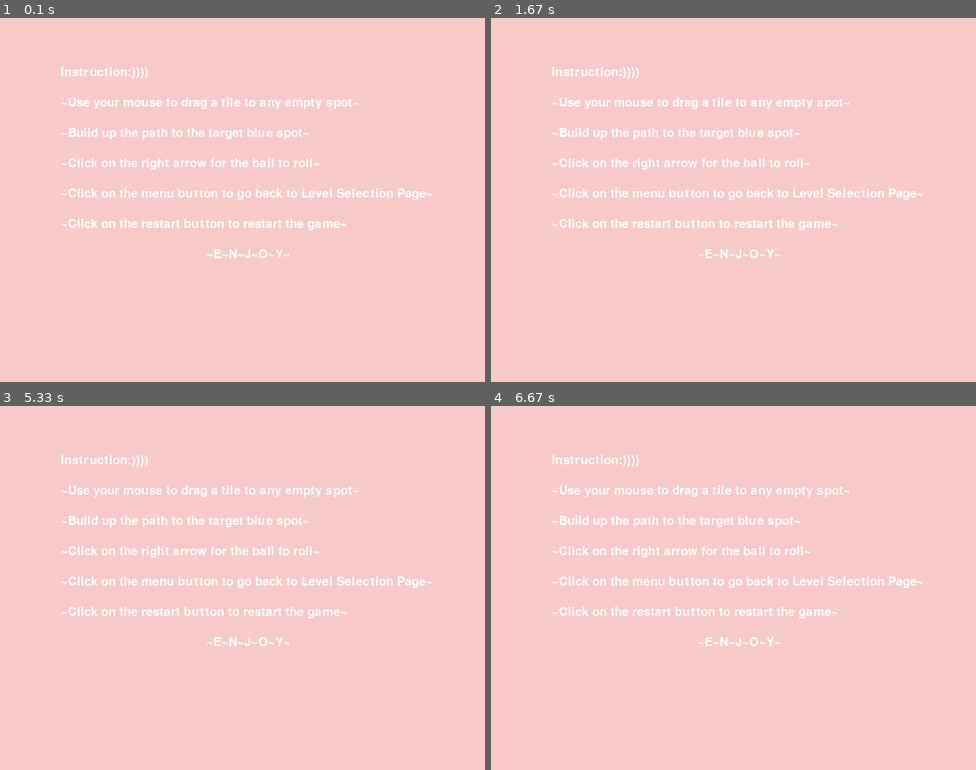
Above: before the commit, frames 1-4 (two rows, left to right).
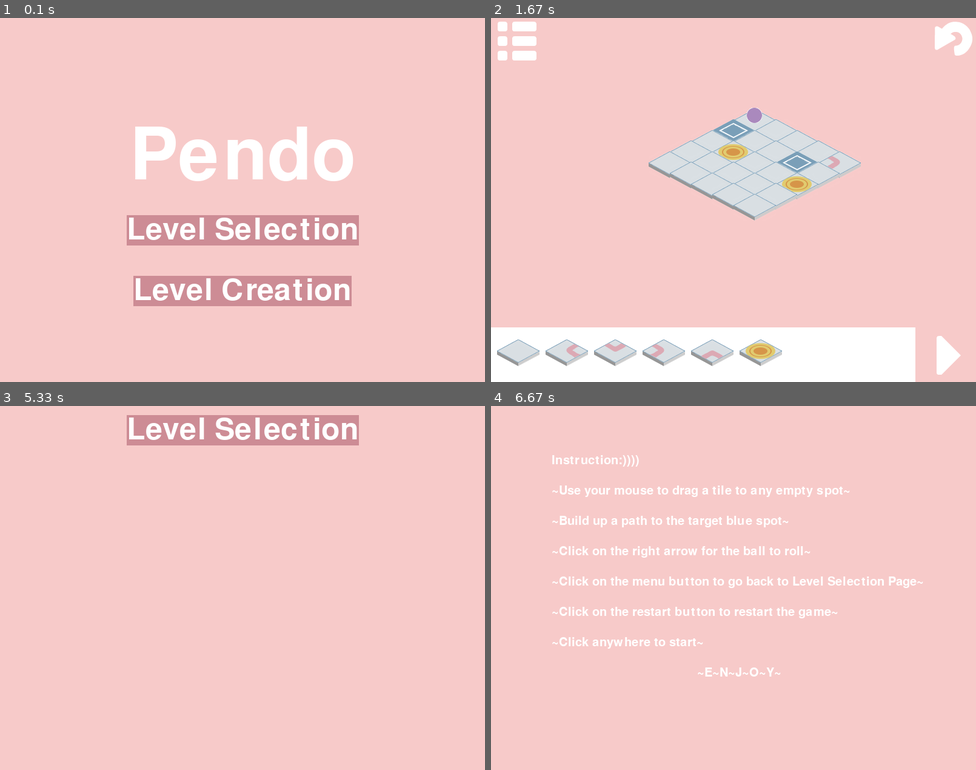
Above: after the commit, the same moments.

Repository: ameliakuang/112TP
Game: pygame game, started from trial/Game.py
The game is run twice, just before and just after one commit, with the same random seed, the same clock (stepped at 60 frames per second) and the same inputs.
Inputs (mouse positions are in pixels of both pictures, inside the frame that each line leads up to):
- Up to frame 1 (0.1 s): no input
- Up to frame 2 (1.67 s): press the mouse at (733, 229) at 0.37 s; move the mouse to (655, 258) at 0.47 s; release the mouse at (583, 287) at 0.6 s; press the mouse at (733, 229) at 0.7 s; move the mouse to (738, 152) at 0.8 s; release the mouse at (743, 76) at 0.93 s; press the mouse at (733, 229) at 1.03 s; move the mouse to (811, 156) at 1.13 s; release the mouse at (893, 83) at 1.27 s; tap Enter at 1.33 s
- Up to frame 3 (5.33 s): press the mouse at (29, 435) at 5.2 s; move the mouse to (179, 486) at 5.3 s
- Up to frame 4 (6.67 s): release the mouse at (820, 537) at 5.43 s; press the mouse at (520, 435) at 5.53 s; move the mouse to (704, 489) at 5.63 s; release the mouse at (888, 547) at 5.77 s; press the mouse at (520, 435) at 5.87 s; move the mouse to (694, 540) at 5.97 s; release the mouse at (874, 649) at 6.1 s; press the mouse at (520, 435) at 6.2 s; move the mouse to (549, 442) at 6.3 s; release the mouse at (583, 456) at 6.43 s; press the mouse at (520, 435) at 6.53 s; move the mouse to (578, 497) at 6.63 s

The runs differ from the first frame. In frame 1, 13% of the frame differs, in the area x 12-89%, y 13-80%; in frame 2, 24%, in the area x 0-100%, y 1-100%; in frame 3, 6.9%; in frame 4, 0.9%.

Commit message:
add splashScreen, help page, and level selection page

Diff:
--- a/trial/Control.py
+++ b/trial/Control.py
@@ -29,7 +29,7 @@
         self.image = pygame.image.load('images/icons/menuList.png').convert_alpha()
         self.rect = self.image.get_rect()
         #print(self.rect.x, self.rect.y)
-        self.rect.x, self.rect.y = -3, -10
+        self.rect.x, self.rect.y = -7, -10
 
 
 class controlBar(Control):
--- a/trial/Game.py
+++ b/trial/Game.py
@@ -4,11 +4,12 @@
 from Player import *
 from Tiles import *
 from Control import *
+from Scene import *
 import utility
 
 class Game(PygameGame):
     def init(self):
-        self.mode = "help"
+        self.mode = "splashScreen"
         # Background color
         self.bgColor = (247, 202, 201)
 
@@ -41,6 +42,8 @@
             self.helpKeyPressed(keyCode, modifier)
         elif (self.mode == "levelSelection"):
             self.levelSelectionKeyPressed(keyCode, modifier)
+        elif (self.mode == "levelCreation"):
+            self.levelCreationKeyPressed(keyCode, modifier)
 
     def mousePressed(self, x, y):
         if (self.mode == "splashScreen"):
@@ -51,6 +54,8 @@
             self.helpMousePressed(x, y)
         elif (self.mode == "levelSelection"):
             self.levelSelectionMousePressed(x,y)
+        elif (self.mode == "levelCreation"):
+            self.levelCreationMousePressed(keyCode, modifier)
 
     def timerFired(self, dt):
         if (self.mode == "splashScreen"):
@@ -61,6 +66,8 @@
             self.helpTimerFired(dt)
         elif (self.mode == "levelSelection"):
             self.levelSelectionTimerFired(dt)
+        elif (self.mode == "levelCreation"):
+            self.levelCreationTimerFired(keyCode, modifier)
 
 
     def redrawAll(self, screen):
@@ -72,33 +79,45 @@
             self.helpRedrawAll(screen)
         elif (self.mode == "levelSelection"):
             self.levelSelectionRedrawAll(screen)
+        elif (self.mode == "levelCreation"):
+            self.levelCreationRedrawAll(keyCode, modifier)
 
     ########################
     # splashScreen mode
     ########################
     def splashScreenKeyPressed(self, keyCode, modifier):
-        self.mode = "playGame"
+        pass
     def splashScreenMousePressed(self, x, y):
         pos = (x, y)
         if(self.levelRect.collidepoint(pos)):
             self.mode = "levelSelection"
+        elif(self.levelCreationRect.collidepoint(pos)):
+            self.mode = "levelCreation"
+
     def splashScreenTimerFired(self, dt):
         pass
     def splashScreenRedrawAll(self, screen):
         # Draw the title and the level selection
-        font1 = pygame.font.SysFont("copperplatettc", 120)
-
-        self.titleSurface = font1.render("Pendo", True, (255, 255, 255))
-        self.titleRect = self.titleSurface.get_rect()
-        self.titleRect.center = (self.width//2, self.height//2-70)
-        screen.blit(self.titleSurface, self.titleRect)
-
-        font2 = pygame.font.SysFont("americantypewriterttc", 50)
+        font1 = pygame.font.Font("freesansbold.ttf", 120)
+
+        titleSurface = font1.render("Pendo", True, (255, 255, 255))
+        titleRect = titleSurface.get_rect()
+        titleRect.center = (self.width//2, self.height//2-70)
+        screen.blit(titleSurface, titleRect)
+
+        font2 = pygame.font.Font("freesansbold.ttf", 50)
 
         self.levelSurface = font2.render("Level Selection", True, (255, 255, 255), (205,140,149))
         self.levelRect = self.levelSurface.get_rect()
         self.levelRect.center = (self.width//2, self.height//2+50)
         screen.blit(self.levelSurface, self.levelRect)
+
+        self.levelCreationSurface = font2.render("Level Creation", True, (255, 255, 255), (205,140,149))
+        self.levelCreationRect = self.levelCreationSurface.get_rect()
+        self.levelCreationRect.center = (self.width//2, self.height//2+150)
+        screen.blit(self.levelCreationSurface, self.levelCreationRect)
+
+
 
     ########################
     # playGame mode
@@ -133,7 +152,7 @@
     def helpKeyPressed(self, keyCode, modifier):
         pass
     def helpMousePressed(self, x, y):
-        pass
+        self.mode = "playGame"
     def helpTimerFired(self, dt):
         pass
     def helpRedrawAll(self, screen):
@@ -145,7 +164,7 @@
         textSurface1 = font3.render("~Use your mouse to drag a tile to any empty spot~", True, (255, 255, 255))
         screen.blit(textSurface1, (self.width/2-300, self.height/2-170))
 
-        textSurface2 = font3.render("~Build up the path to the target blue spot~", True, (255, 255, 255))
+        textSurface2 = font3.render("~Build up a path to the target blue spot~", True, (255, 255, 255))
         screen.blit(textSurface2, (self.width/2-300, self.height/2-120))
 
         textSurface3 = font3.render("~Click on the right arrow for the ball to roll~", True, (255, 255, 255))
@@ -157,8 +176,11 @@
         textSurface5 = font3.render("~Click on the restart button to restart the game~", True, (255, 255, 255))
         screen.blit(textSurface5, (self.width/2-300, self.height/2+30))
 
-        textSurface6 = font3.render("~E~N~J~O~Y~", True, (255, 255, 255))
-        screen.blit(textSurface6, (self.width/2-60, self.height/2+80))
+        textSurface6 = font3.render("~Click anywhere to start~", True, (255, 255, 255))
+        screen.blit(textSurface6, (self.width/2-300, self.height/2+80))
+
+        textSurface7 = font3.render("~E~N~J~O~Y~", True, (255, 255, 255))
+        screen.blit(textSurface7, (self.width/2-60, self.height/2+130))
 
 
     ########################
@@ -171,13 +193,24 @@
     def levelSelectionTimerFired(self, dt):
         pass
     def levelSelectionRedrawAll(self, screen):
-        font2 = pygame.font.SysFont("americantypewriterttc", 50)
+        font2 = pygame.font.Font("freesansbold.ttf", 50)
 
         self.levelSelectionSurface = font2.render("Level Selection", True, (255, 255, 255),(205,140,149))
         self.levelSelectionRect = self.levelSelectionSurface.get_rect()
         self.levelSelectionRect.center = (self.width//2, 40)
         screen.blit(self.levelSelectionSurface, self.levelSelectionRect)
 
+    ########################
+    # levelCreation mode
+    ########################
+    def levelCreationKeyPressed(self, keyCode, modifier):
+        pass
+    def levelCreationMousePressed(self, x, y):
+        self.mode = "help"
+    def levelCreationTimerFired(self, dt):
+        pass
+    def levelCreationRedrawAll(self, screen):
+        pass
 
 
 
--- /dev/null
+++ b/trial/Scene.py
@@ -0,0 +1,27 @@
+import pygame
+
+# The general idea of the code below is adopted from this link, but I added a few changes.
+# Citation: https://stackoverflow.com/questions/14700889/pygame-level-menu-states
+class Scene(object):
+    def __init__(self):
+        pass
+
+class SceneManager(object):
+    def __init__(self):
+        pass
+
+# Show Win/Loss
+class CustomScene(object):
+    def __init__(self, state):
+        self.state = state
+
+    def redrawAll(self, screen):
+        if(self.state == True):
+            image = pygame.image.load('You Win.png').convert()
+            rect = image.get_rect()
+            rect.center = (screen.get_rect().centerx, screen.get_rect().centery)
+        else:
+            image = pygame.image.load('game-over.png').convert()
+            rect = image.get_rect()
+            rect.center = (screen.get_rect().centerx, screen.get_rect().centery)
+        screen.blit(image, rect.center)
Binary file added: trial/images/You Win.png
Binary file added: trial/images/game-over.png
Not shown, changed: trial/.DS_Store
